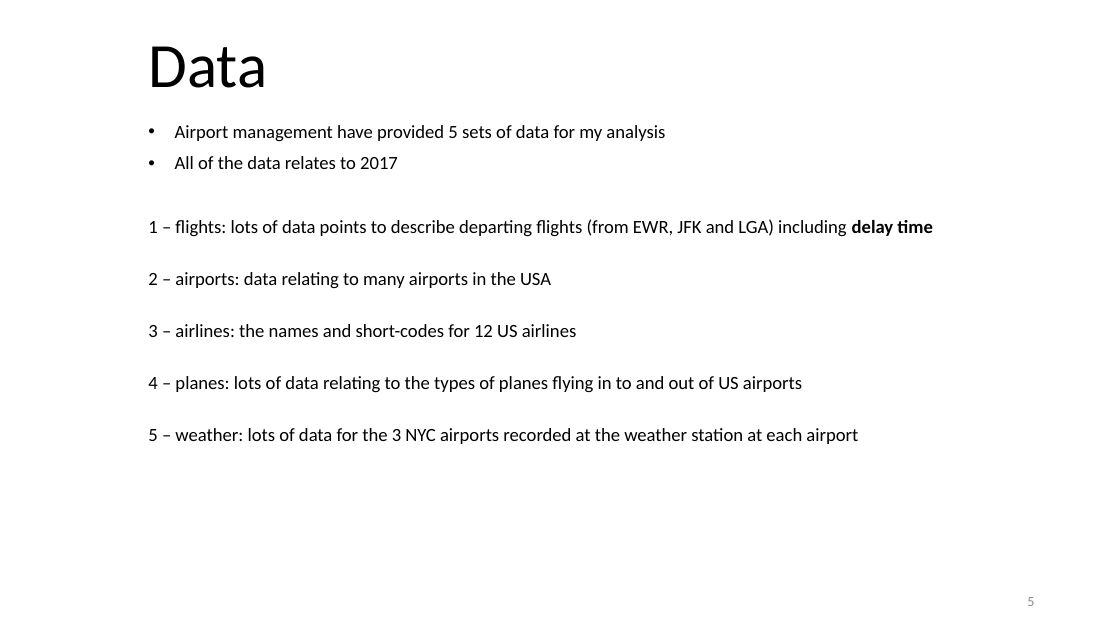
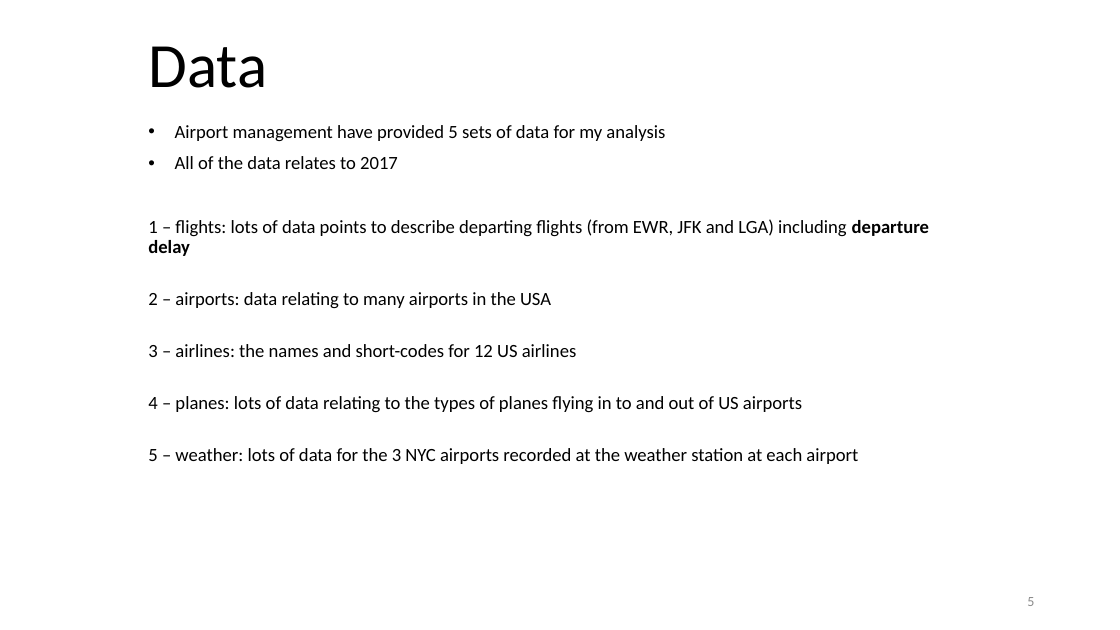
Before and after one commit to malcolmspeight/codeclan_final_project_malcolm_speight, a slide deck: slide 5 of Newark_script_01a.pptx. Drawn at 1120x630 pixels with LibreOffice and Linux fonts; fonts in the diff are those of the drawing. Boxes give left, top, right and bottom in pixels: in the first picture for what was removed or moved away, otherwise in the second. Text is boxed around its words. In the diff, an @@ line names an element or a change of style, - is before the commit and + after.

```diff
--- a/Newark_script_01a.pptx
+++ b/Newark_script_01a.pptx
@@ subtitle at [148, 219, 929, 256]: text changed @@
-1 – flights: lots of data points to describe departing flights (from EWR, JFK and LGA) including delay time
+1 – flights: lots of data points to describe departing flights (from EWR, JFK and LGA) including departure delay
```
Also in this commit, not shown: 3 other slides changed, 6 other files.
